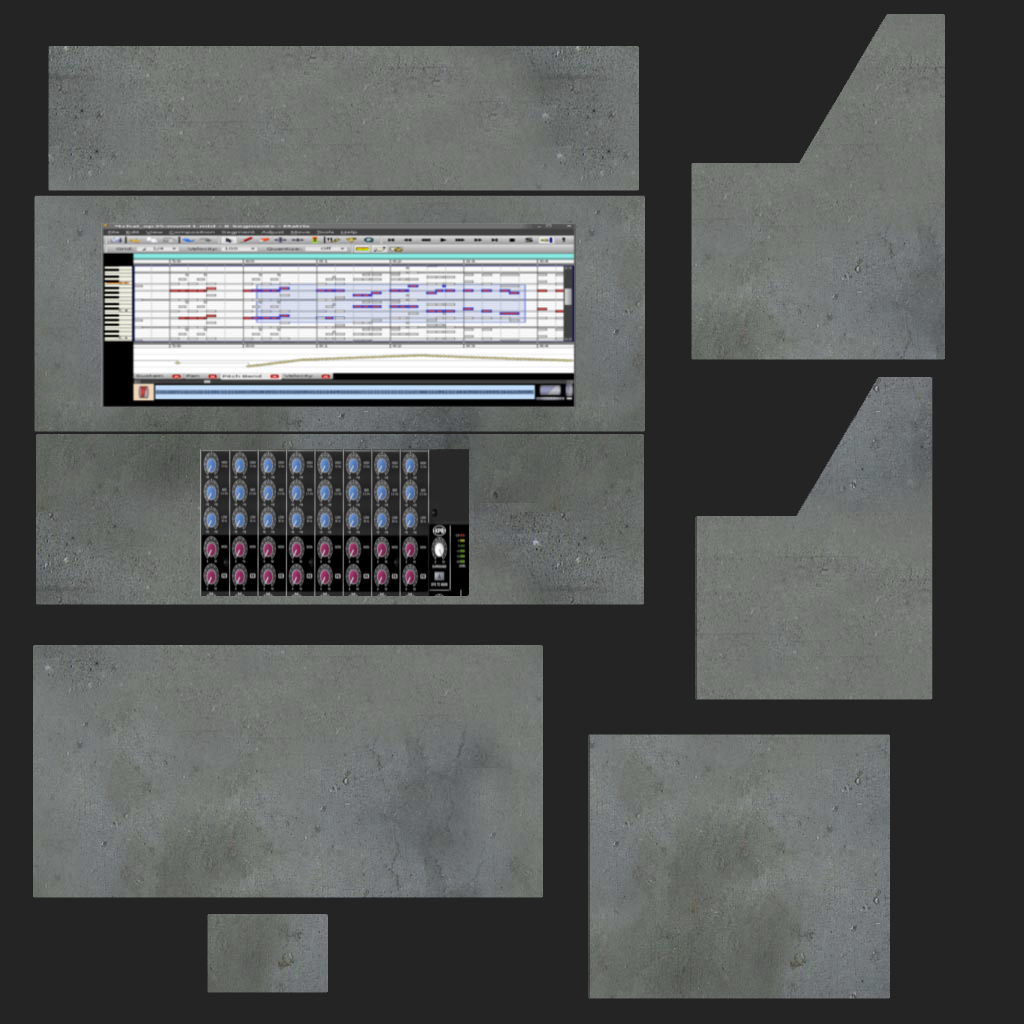
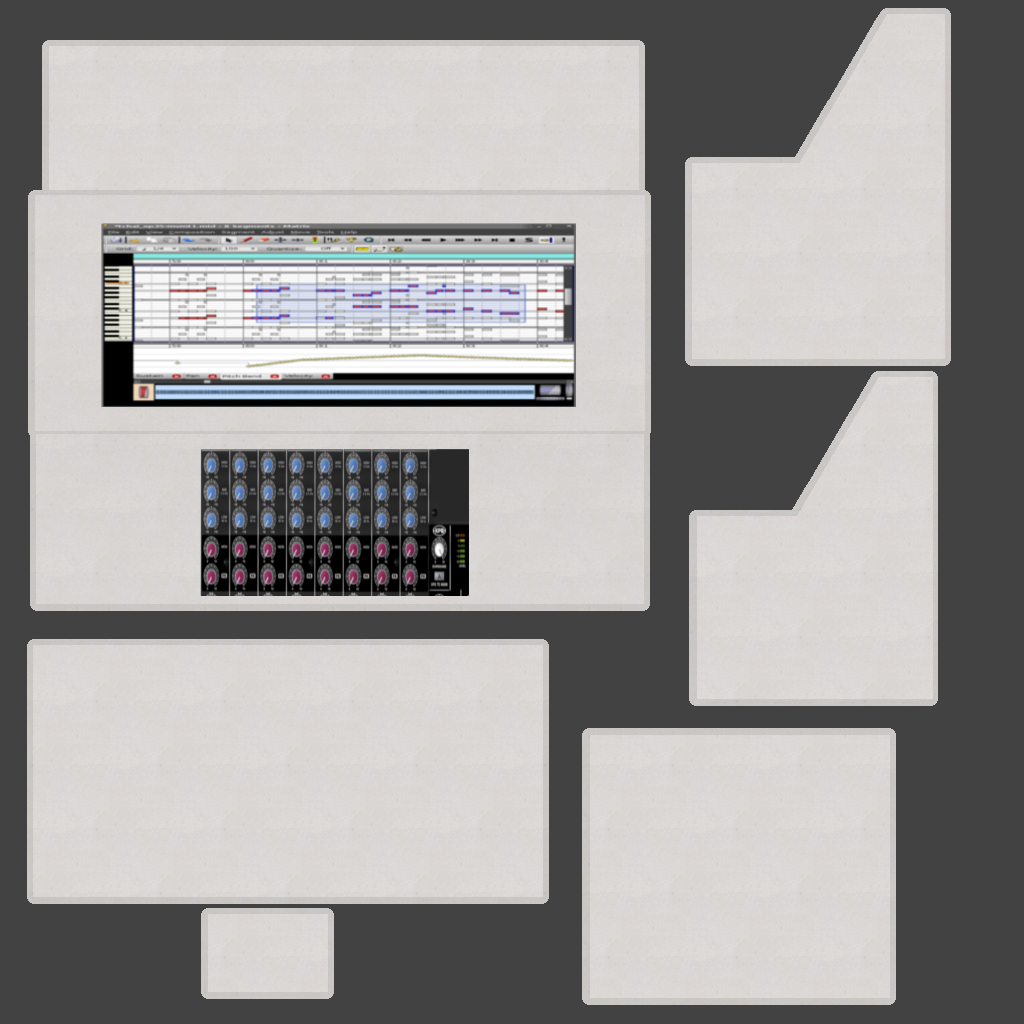
Layer changes from the first 1024 × 1024 image to the second:
"backed": opacity 53% → 14% over [0,0,1024,1024]
moved "movel" above "uv", painted on it over [27,8,951,1005]
